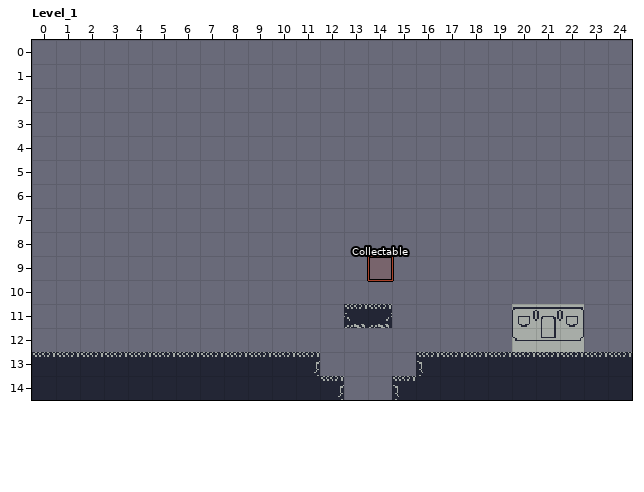
Two states of a LDtk project, source.pdx/levels/world.ldtk. Above, as it was before the edit.
Cells are 16x16 px. Shown: Level_1 x 0..24, y 0..14. The commit also changed other parts of the map, which this record leaves out.
Now the later version:
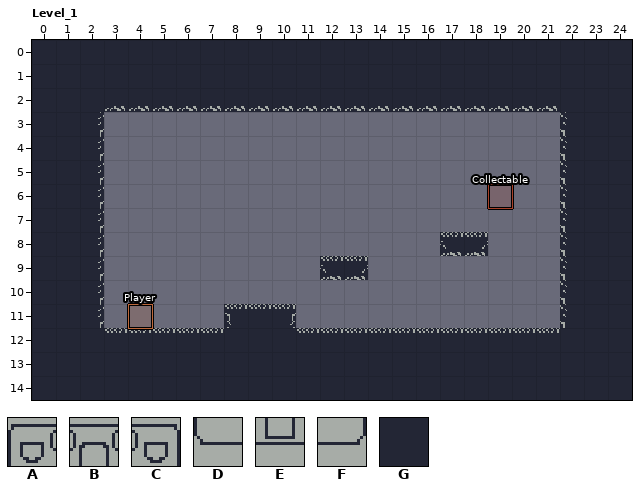
Key: from "Subway": A 17, B 18, C 19, D 25, E 26, F 27; from "Walls": G 1.
_ is an empty cell.
Objects are placed by their top-left corner, in cells (3,4 is the top-left corner of cell 3,4); size is 1x1 cell unless given.
Tiles replaced or removed in this view: A, B, C, D, E, F, G.
From the commit log: fixed three player entities
Difference:
Changed rows in their new state; . is an unchanged cell.
Layer "Walls":
first column x 0:
 0 GGGGGGGGGGGGGGGGGGGGGGGGG
 1 GGGGGGGGGGGGGGGGGGGGGGGGG
 2 GGGGGGGGGGGGGGGGGGGGGGGGG
 3 GGG...................GGG
 4 GGG...................GGG
 5 GGG...................GGG
 6 GGG...................GGG
 7 GGG...................GGG
 8 GGG..............GG...GGG
 9 GGG.........GG........GGG
10 GGG...................GGG
11 GGG.....GGG..__.......GGG
12 GGGGGGGGGGGGGGGGGGGGGGGGG
13 ............GGGG.........
14 .............GG..........
Layer "Entities":
changed: "Collectable" rectangle at 14,9 -> "Collectable" rectangle at 19,6
added: "Player" rectangle at 4,11
Layer "Subway":
first column x 20:
11 ___
12 ___
